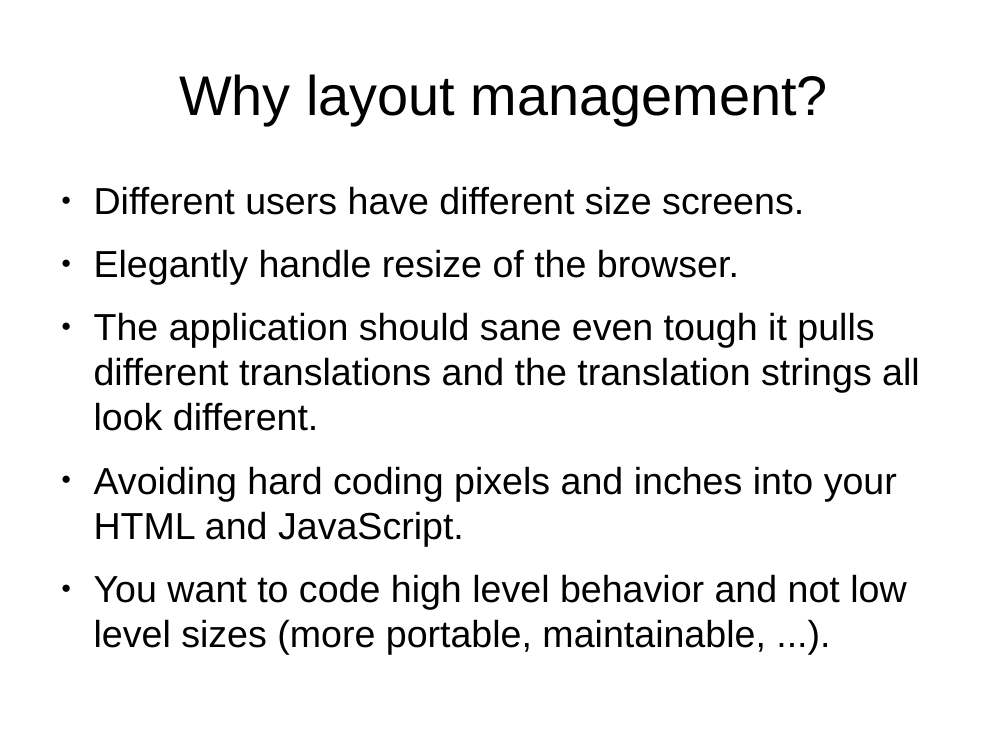
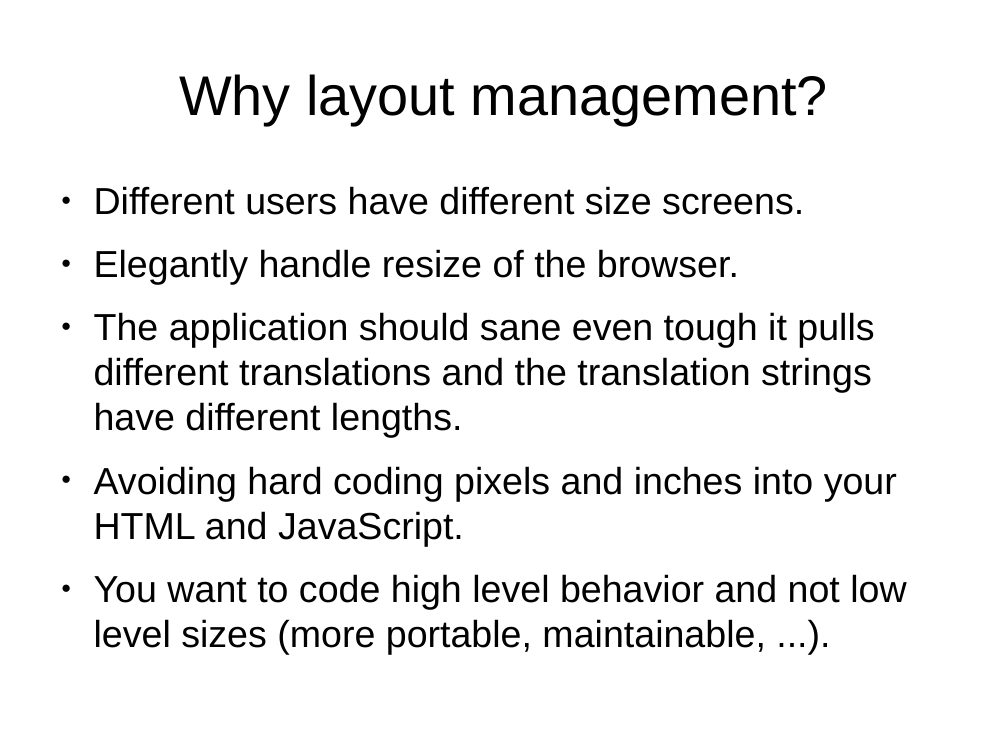
Before and after one commit to veltzer/demos, a slide deck: slide 2 of javascript/extjs/doc/extjs_layout.odp. Drawn at 1008x756 pixels with LibreOffice and Linux fonts; fonts in the diff are those of the drawing. Boxes give left, top, right and bottom in pixels: in the first picture for what was removed or moved away, otherwise in the second. Text is boxed around its words. In the diff, an @@ line names an element or a change of style, - is before the commit and + after.

```diff
--- a/javascript/extjs/doc/extjs_layout.odp
+++ b/javascript/extjs/doc/extjs_layout.odp
@@ text at [94, 312, 874, 438]: text changed @@
-● The application should sane even tough it pulls different translations and the translation strings all look different.
+● The application should sane even tough it pulls different translations and the translation strings have different lengths.
```
Also in this commit, not shown: 1 other slide changed, 6 other files.
